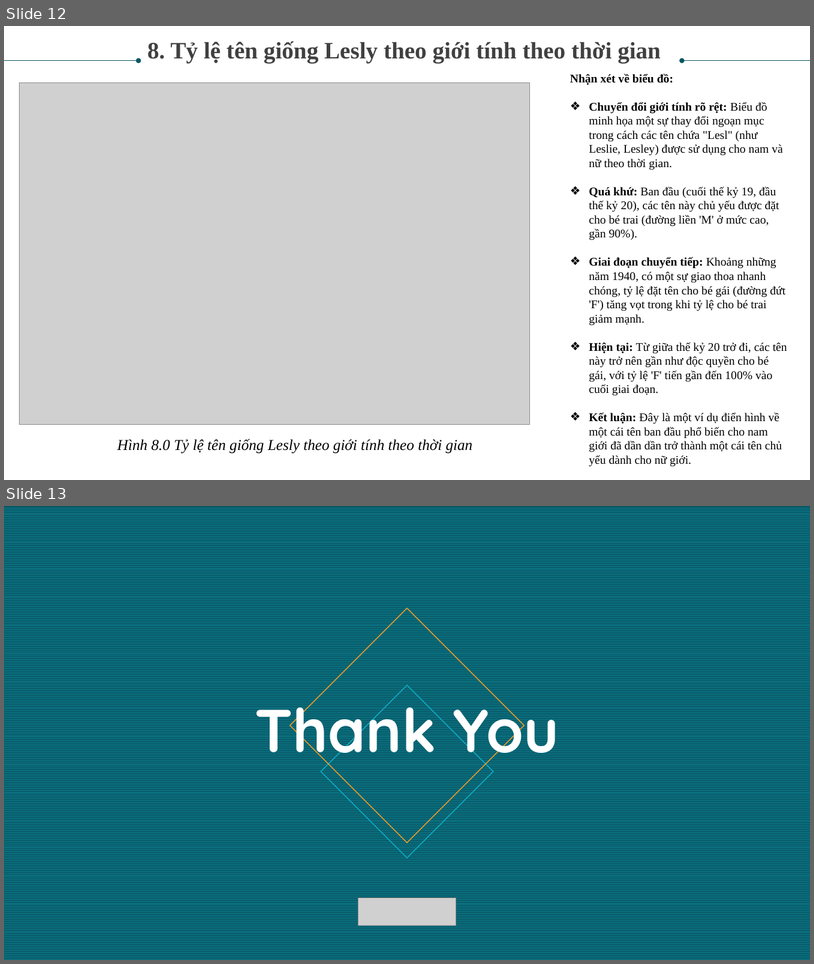
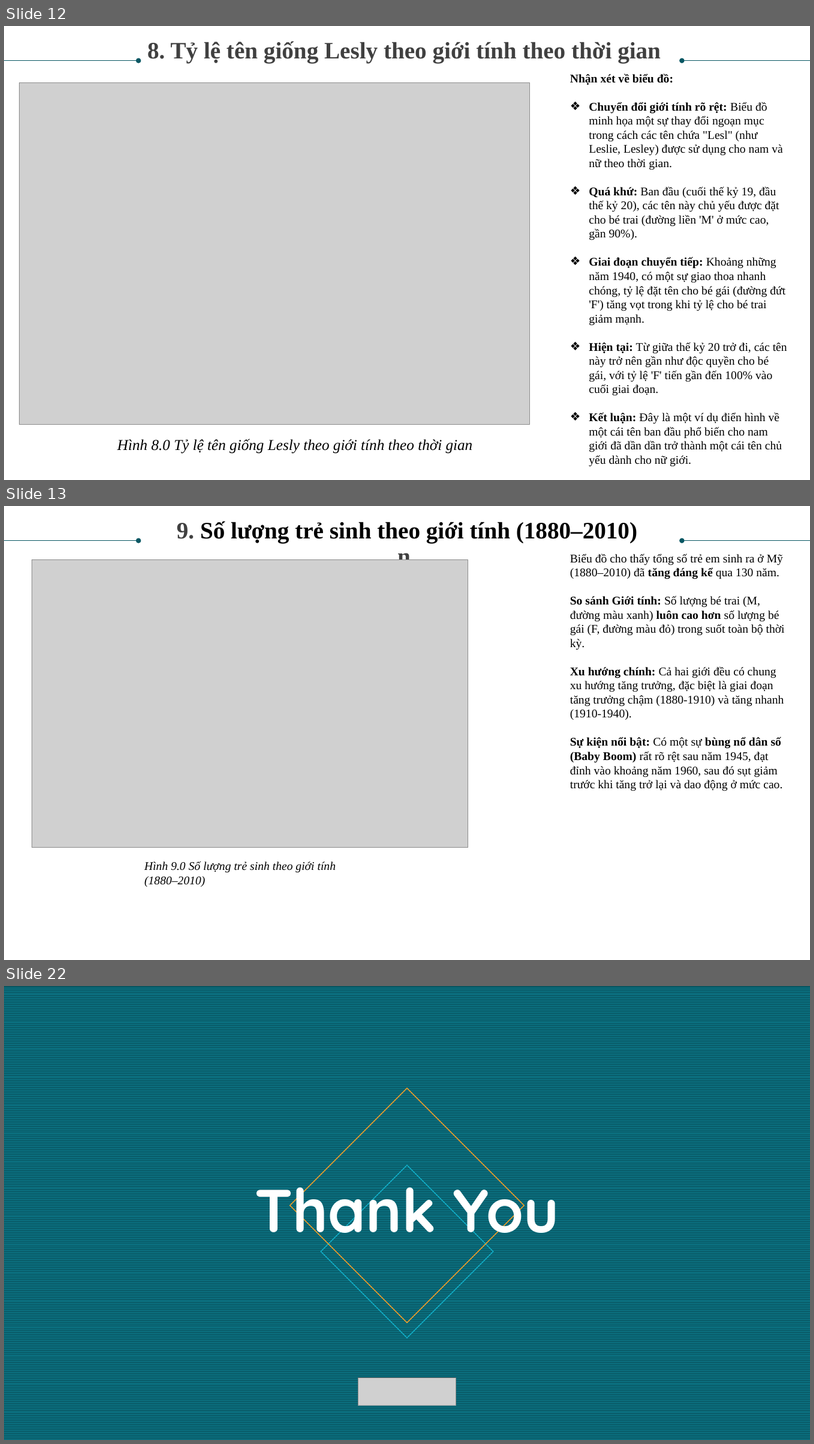
Before and after one commit to hungthehunter/data_analysis_personal, a slide deck: Lab02_Lê Nguyễn Quốc Hưng_3121410240/US_Baby_Names_1880-2010.pptx. Shown one above the other, each under a label of ours: slides 12 and 13 before the commit, slides 12, 13 and 22 after it; the slides between them are not shown. The pictures are 814x964 and 814x1444 pixels, drawn with LibreOffice and Linux fonts; fonts in the diff are those of the drawing; grey boxes stand for pictures. Boxes give left, top, right and bottom in pixels: in the first picture for what was removed or moved away, otherwise in the second. Text is boxed around its words. In the diff, an @@ line names an element or a change of style, - is before the commit and + after.

```diff
--- a/Lab02_Lê Nguyễn Quốc Hưng_3121410240/US_Baby_Names_1880-2010.pptx
+++ b/Lab02_Lê Nguyễn Quốc Hưng_3121410240/US_Baby_Names_1880-2010.pptx
@@ slide 13 added at box(4, 506, 810, 960), background #FFFFFF @@
@@ text added at box(177, 521, 638, 560), 28 pt, text #000000, bold @@
+9. Số lượng trẻ sinh theo giới tính (1880–2010)
+n
@@ arrow added from (4, 540) to (138, 540), #085764 0.5 pt @@
@@ arrow added from (810, 540) to (682, 540), #085764 0.5 pt @@
@@ picture added at box(32, 559, 468, 847) @@
@@ text added at box(570, 553, 785, 791), 14 pt, text #000000 @@
+Biểu đồ cho thấy tổng số trẻ em sinh ra ở Mỹ (1880–2010) đã tăng đáng kể qua 130 năm.
+So sánh Giới tính: Số lượng bé trai (M, đường màu xanh) luôn cao hơn số lượng bé gái (F, đường màu đỏ) trong suốt toàn bộ thời kỳ.
+Xu hướng chính: Cả hai giới đều có chung xu hướng tăng trưởng, đặc biệt là giai đoạn tăng trưởng chậm (1880-1910) và tăng nhanh (1910-1940).
+Sự kiện nổi bật: Có một sự bùng nổ dân số (Baby Boom) rất rõ rệt sau năm 1945, đạt đỉnh vào khoảng năm 1960, sau đó sụt giảm trước khi tăng trở lại và dao động ở mức cao.
@@ text added at box(144, 861, 336, 886), 14 pt, text #000000, italic @@
+Hình 9.0 Số lượng trẻ sinh theo giới tính (1880–2010)
@@ what was slide 13 is now slide 22 @@
```
Also in this commit, not shown: 8 other slides added, 3 other files.
